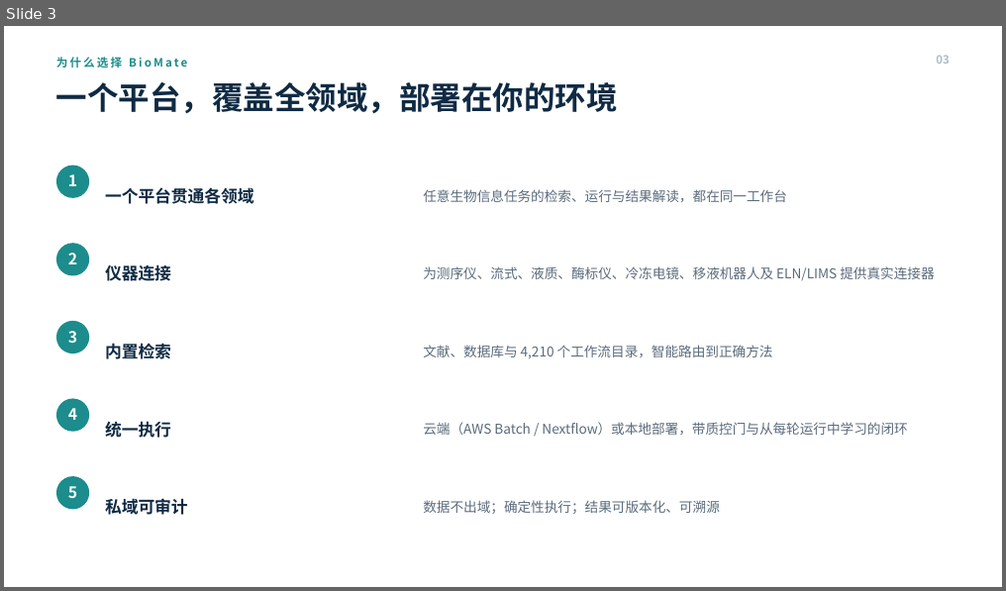
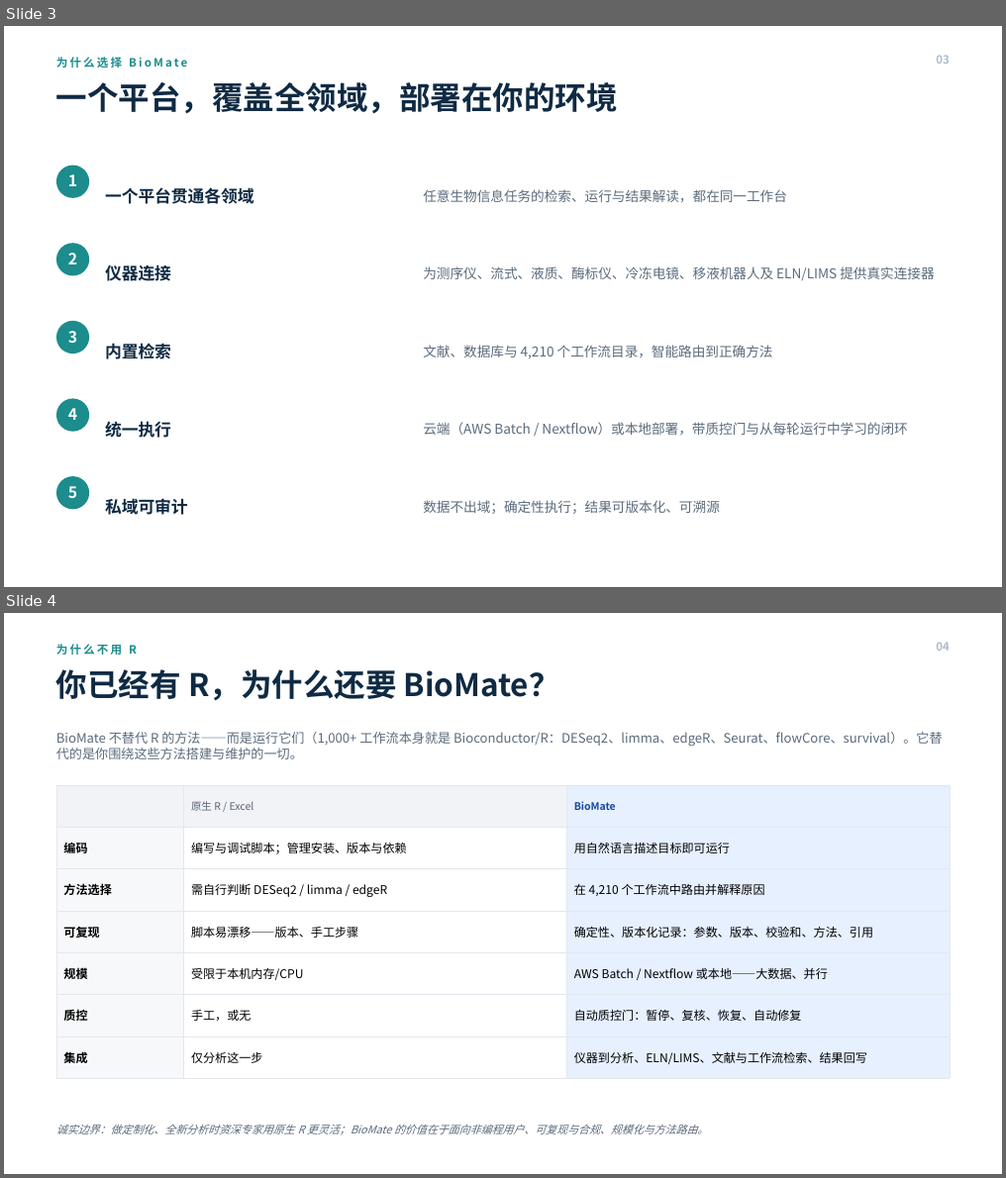
Before and after one commit to bioMate-AI/biomate-bioconductor-kb, a slide deck: docs/20261014_BioMate_Platform_Deck_CN.pptx. Shown one above the other, each under a label of ours: slide 3 before the commit, slides 3 and 4 after it. The pictures are 1006x591 and 1006x1178 pixels, drawn with LibreOffice and Linux fonts; fonts in the diff are those of the drawing. Boxes give left, top, right and bottom in pixels: in the first picture for what was removed or moved away, otherwise in the second. Text is boxed around its words. In the diff, an @@ line names an element or a change of style, - is before the commit and + after.

```diff
--- a/docs/20261014_BioMate_Platform_Deck_CN.pptx
+++ b/docs/20261014_BioMate_Platform_Deck_CN.pptx
@@ slide 4 added at [4,613,1002,1174], background #FFFFFF @@
@@ text added at [936,642,949,651], 11 pt, text #AEBBC9, bold @@
+04
@@ text added at [56,644,137,655], 11 pt, text #1C8C8C, bold @@
+为什么不用 R
@@ text added at [56,669,560,700], 30 pt, text #0F2A43, bold @@
+你已经有 R，为什么还要 BioMate？
@@ text added at [56,732,943,760], 12.5 pt, text #5B6B7C @@
+BioMate 不替代 R 的方法——而是运行它们（1,000+ 工作流本身就是 Bioconductor/R：DESeq2、limma、edgeR、Seurat、flowCore、survival）。它替代的是你围绕这些方法搭建与维护的一切。
@@ table added at [56,785,950,1069], 7 rows, 3 columns @@
+ | 原生 R / Excel | BioMate
+编码 | 编写与调试脚本；管理安装、版本与依赖 | 用自然语言描述目标即可运行
+方法选择 | 需自行判断 DESeq2 / limma / edgeR | 在 4,210 个工作流中路由并解释原因
+可复现 | 脚本易漂移——版本、手工步骤 | 确定性、版本化记录：参数、版本、校验和、方法、引用
+规模 | 受限于本机内存/CPU | AWS Batch / Nextflow 或本地——大数据、并行
+质控 | 手工，或无 | 自动质控门：暂停、复核、恢复、自动修复
+集成 | 仅分析这一步 | 仪器到分析、ELN/LIMS、文献与工作流检索、结果回写
@@ text added at [56,1125,708,1136], 10.5 pt, text #5B6B7C, italic @@
+诚实边界：做定制化、全新分析时资深专家用原生 R 更灵活；BioMate 的价值在于面向非编程用户、可复现与合规、规模化与方法路由。
```
Also in this commit, not shown: 9 slides changed, 5 other files.
